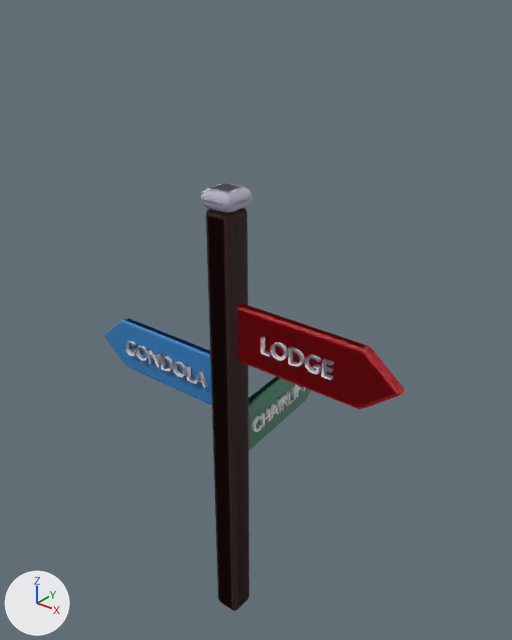
What one commit did to the Blender file art/blender/frost_signpost.blend.
Both versions are drawn from a camera (50 mm lens) standing at (2.19, -2.51, 3.61) and looking at (-0.14, 0.41, 1.8). The lights are fixed; the arrows at lower left show +X, +Y and +Z. The first picture is the older version.

Objects in the first picture: 'Arrow0', 'Arrow1', 'Arrow2', 'Label0', 'Label2', 'LabelB1', 'Post', 'PostSnow', 'Signpost'.
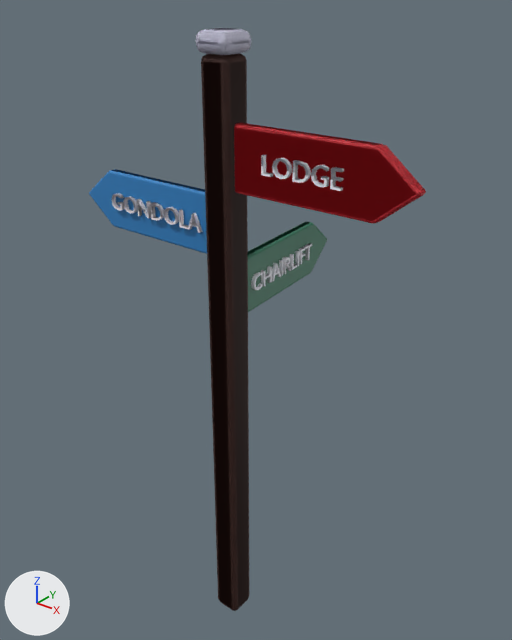
Location of each change, (x1, y1, x2, y2) in pixels of the pictures (512 x 640 px; the box of a moved part takes in the faces that stretch with it):
'Signpost', reshaped (12% wider, 36% taller): before (104, 183, 405, 611); after (89, 28, 426, 609)
'Post', rescaled: before (210, 208, 249, 609); after (201, 54, 249, 611)
'Arrow2', moved: before (248, 376, 311, 450); after (248, 222, 327, 312)
'LabelB1', moved: before (126, 341, 207, 388); after (112, 194, 202, 231)
'Label2', moved: before (256, 385, 305, 430); after (256, 243, 312, 288)
'Arrow1', moved: before (124, 318, 210, 356); after (113, 169, 207, 246)
'Label0', moved: before (261, 338, 324, 375); after (261, 155, 333, 189)
'Arrow0', moved: before (248, 305, 404, 388); after (389, 149, 425, 194)
'PostSnow', moved: before (206, 189, 252, 205); after (204, 29, 236, 45)
part 2 of me_signpost, moved or reshaped: before (201, 183, 252, 213); after (196, 28, 251, 55)
part 3 of me_signpost, moved or reshaped: before (237, 304, 405, 409); after (234, 123, 426, 223)
part 4 of me_signpost, moved or reshaped: before (321, 360, 331, 380); after (330, 168, 341, 191)
part 5 of me_signpost, moved or reshaped: before (305, 356, 318, 374); after (311, 166, 327, 187)
part 6 of me_signpost, moved or reshaped: before (288, 348, 302, 367); after (292, 161, 308, 183)
part 7 of me_signpost, moved or reshaped: before (270, 344, 286, 361); after (272, 158, 290, 179)
part 8 of me_signpost, moved or reshaped: before (261, 338, 269, 357); after (261, 155, 271, 177)
part 9 of me_signpost, moved or reshaped: before (261, 336, 271, 356); after (263, 154, 273, 177)
part 10 of me_signpost, moved or reshaped: before (274, 342, 288, 358); after (278, 158, 292, 178)
part 11 of me_signpost, moved or reshaped: before (272, 346, 282, 358); after (274, 161, 283, 177)
part 12 of me_signpost, moved or reshaped: before (289, 347, 305, 365); after (294, 160, 311, 182)
part 13 of me_signpost, moved or reshaped: before (290, 351, 298, 364); after (295, 164, 303, 180)
part 14 of me_signpost, moved or reshaped: before (307, 355, 321, 374); after (313, 165, 330, 187)
part 15 of me_signpost, moved or reshaped: before (323, 359, 334, 380); after (332, 167, 344, 191)
part 16 of me_signpost, moved or reshaped: before (104, 318, 304, 435); after (89, 169, 312, 306)
part 17 of me_signpost, moved or reshaped: before (206, 208, 249, 609); after (203, 54, 249, 609)

What changed in the scene script:
```text
Change me_post:
    used by ob_post; location = (0.0, 0.0, 1.3)
    remove me_post.from_pydata(...)  # 8 vertices, 6 faces; spans x -0.08..0.08, y -0.08..0.08, z -1.3..1.3
    add me_post.from_pydata(...)  # 8 vertices, 6 faces; spans x -0.08..0.08, y -0.08..0.08, z -1.65..1.65
    me_post part 1: the whole mesh is scaled about its middle by (1, 1, 1.27)
Change me_signpost:
    used by ob_signpost; location = (0.0, 0.0, 0.0)
    remove me_signpost.from_pydata(...)  # 2962 vertices, 2199 faces; spans x -1.01..1.01, y -0.1..1.01, z 0.0..2.7
    add me_signpost.from_pydata(...)  # 2962 vertices, 2199 faces; spans x -1.01..1.01, y -0.1..1.01, z 0.0..3.4
    me_signpost part 2: the loose piece of 96 vertices spanning x -0.1..0.1, y -0.1..0.1, z 2.6..2.7 is moved by (0.0, 0.0, 0.7)
    me_signpost part 3: the loose piece of 70 vertices spanning x -0.05..1.01, y -0.03..0.03, z 1.79..2.11 is moved by (0.0, 0.0, 0.9)
    me_signpost part 4: the loose piece of 12 vertices spanning x 0.62..0.67, y -0.06..-0.05, z 1.91..2.0 is moved by (0.0, 0.0, 0.9)
    me_signpost part 5: the loose piece of 30 vertices spanning x 0.52..0.6, y -0.06..-0.05, z 1.91..2.0 is moved by (0.0, 0.0, 0.9)
    me_signpost part 6: the loose piece of 18 vertices spanning x 0.43..0.51, y -0.06..-0.05, z 1.91..2.0 is moved by (0.0, 0.0, 0.9)
    me_signpost part 7: the loose piece of 24 vertices spanning x 0.31..0.41, y -0.06..-0.05, z 1.91..2.0 is moved by (0.0, 0.0, 0.9)
    me_signpost part 8: the loose piece of 6 vertices spanning x 0.25..0.31, y -0.06..-0.05, z 1.91..2.0 is moved by (0.0, 0.0, 0.9)
    me_signpost part 9: the loose piece of 12 vertices spanning x 0.25..0.31, y -0.06..-0.03, z 1.91..2.0 is moved by (0.0, 0.0, 0.9)
    me_signpost part 10: the loose piece of 24 vertices spanning x 0.31..0.41, y -0.06..-0.03, z 1.91..2.0 is moved by (0.0, 0.0, 0.9)
    me_signpost part 11: the loose piece of 24 vertices spanning x 0.33..0.4, y -0.06..-0.04, z 1.92..1.99 is moved by (0.0, 0.0, 0.9)
    me_signpost part 12: the loose piece of 18 vertices spanning x 0.43..0.51, y -0.06..-0.03, z 1.91..2.0 is moved by (0.0, 0.0, 0.9)
    me_signpost part 13: the loose piece of 18 vertices spanning x 0.44..0.49, y -0.06..-0.04, z 1.92..1.99 is moved by (0.0, 0.0, 0.9)
    me_signpost part 14: the loose piece of 60 vertices spanning x 0.52..0.6, y -0.06..-0.03, z 1.91..2.0 is moved by (0.0, 0.0, 0.9)
    me_signpost part 15: the loose piece of 24 vertices spanning x 0.62..0.67, y -0.06..-0.03, z 1.91..2.0 is moved by (0.0, 0.0, 0.9)
    me_signpost part 16: 2290 of the vertices in x -1.01..0.67, y -0.05..1.01, z 1.09..2.0 are moved by (0.0, 0.0, 0.9)
    me_signpost part 17: 28 of the vertices in x -0.08..0.08, y -0.08..0.08, z 2.57..2.6 are moved by (0.0, 0.0, 0.7)
    other edits to the shape of me_signpost do not show in these pictures
Change ob_post:
    ob_post.location: (0.0, 0.0, 1.3) -> (0.0, 0.0, 1.65)
Change ob_postsnow:
    ob_postsnow.location: (0.0, 0.0, 2.65) -> (0.0, 0.0, 3.35)
Change ob_arrow0:
    ob_arrow0.location: (0.0, 0.0, 1.95) -> (0.0, 0.0, 2.85)
Change ob_label0:
    ob_label0.location: (0.46, -0.045, 1.95) -> (0.46, -0.045, 2.85)
Change ob_arrow1:
    ob_arrow1.location: (0.0, 0.0, 1.6) -> (0.0, 0.0, 2.5)
Change ob_labelb1:
    ob_labelb1.location: (-0.46, -0.045, 1.6) -> (-0.46, -0.045, 2.5)
Change ob_arrow2:
    ob_arrow2.location: (0.0, 0.0, 1.25) -> (0.0, 0.0, 2.15)
Change ob_label2:
    ob_label2.location: (0.005, 0.462, 1.25) -> (0.005, 0.462, 2.15)
```
